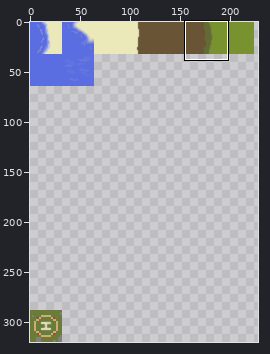
A sprite sheet gets an edit: Map/Map.png. The first picture is a wide view before the edit; the outline marks the close-up.
Close-up. Before:
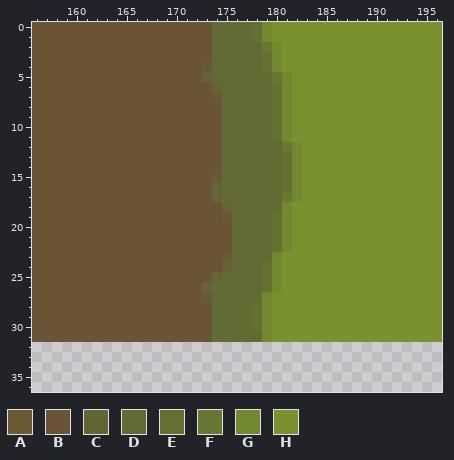
The file is 320x320 pixels. Colours within 5 levels of each other are drawn and written as one. Shown: x 156..196, y 0..36. The wide view leaves out empty margins. The commit also changed other parts of the picture, which this record leaves out.
Palette (. is transparent): A #675a35  B #695435  C #636534  D #626b34  E #657133  F #687732  G #72892f  H #78922f
Pixels before, first column x 156:
 0 BBBBBBBBBBBBBBBBBBDDDDEGHHHHHHHHHHHHHHHHH
 1 BBBBBBBBBBBBBBBBBBDDDDEGHHHHHHHHHHHHHHHHH
 2 BBBBBBBBBBBBBBBBBBDDDDDFGHHHHHHHHHHHHHHHH
 3 BBBBBBBBBBBBBBBBBBDDDDDEGHHHHHHHHHHHHHHHH
 4 BBBBBBBBBBBBBBBBBADDDDDEGHHHHHHHHHHHHHHHH
 5 BBBBBBBBBBBBBBBBBCDDDDDDFGHHHHHHHHHHHHHHH
 6 BBBBBBBBBBBBBBBBBBCDDDDDEGHHHHHHHHHHHHHHH
 7 BBBBBBBBBBBBBBBBBBADDDDDEGHHHHHHHHHHHHHHH
 8 BBBBBBBBBBBBBBBBBBBDDDDDEGHHHHHHHHHHHHHHH
 9 BBBBBBBBBBBBBBBBBBBDDDDDEGHHHHHHHHHHHHHHH
10 BBBBBBBBBBBBBBBBBBBDDDDDEGHHHHHHHHHHHHHHH
11 BBBBBBBBBBBBBBBBBBBDDDDDEGHHHHHHHHHHHHHHH
12 BBBBBBBBBBBBBBBBBBBDDDDDDFGHHHHHHHHHHHHHH
13 BBBBBBBBBBBBBBBBBBBDDDDDDEGHHHHHHHHHHHHHH
14 BBBBBBBBBBBBBBBBBBBDDDDDDEGHHHHHHHHHHHHHH
15 BBBBBBBBBBBBBBBBBBADDDDDDEGHHHHHHHHHHHHHH
16 BBBBBBBBBBBBBBBBBBCDDDDDDEGHHHHHHHHHHHHHH
17 BBBBBBBBBBBBBBBBBBCDDDDDDFGHHHHHHHHHHHHHH
18 BBBBBBBBBBBBBBBBBBBCDDDDDGHHHHHHHHHHHHHHH
19 BBBBBBBBBBBBBBBBBBBADDDDEGHHHHHHHHHHHHHHH
20 BBBBBBBBBBBBBBBBBBBBDDDDEGHHHHHHHHHHHHHHH
21 BBBBBBBBBBBBBBBBBBBBDDDDEGHHHHHHHHHHHHHHH
22 BBBBBBBBBBBBBBBBBBBBDDDDEGHHHHHHHHHHHHHHH
23 BBBBBBBBBBBBBBBBBBBADDDDGHHHHHHHHHHHHHHHH
24 BBBBBBBBBBBBBBBBBBBCDDDEGHHHHHHHHHHHHHHHH
25 BBBBBBBBBBBBBBBBBBCDDDDEGHHHHHHHHHHHHHHHH
26 BBBBBBBBBBBBBBBBBCDDDDDEGHHHHHHHHHHHHHHHH
27 BBBBBBBBBBBBBBBBBADDDDDGHHHHHHHHHHHHHHHHH
28 BBBBBBBBBBBBBBBBBBDDDDEGHHHHHHHHHHHHHHHHH
29 BBBBBBBBBBBBBBBBBBDDDDEGHHHHHHHHHHHHHHHHH
30 BBBBBBBBBBBBBBBBBBDDDDEGHHHHHHHHHHHHHHHHH
31 BBBBBBBBBBBBBBBBBBDDDDDGHHHHHHHHHHHHHHHHH
Now the later version:
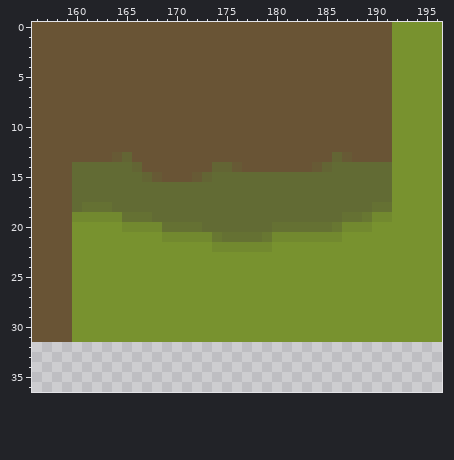
Difference:
Changed rows in their new state; - is an unchanged pixel.
first column x 160:
 0 --------------BBBBBBBBBBBBBBBBBB
 1 --------------BBBBBBBBBBBBBBBBBB
 2 --------------BBBBBBBBBBBBBBBBBB
 3 --------------BBBBBBBBBBBBBBBBBB
 4 -------------BBBBBBBBBBBBBBBBBBB
 5 -------------BBBBBBBBBBBBBBBBBBB
 6 --------------BBBBBBBBBBBBBBBBBB
 7 --------------BBBBBBBBBBBBBBBBBB
 8 ---------------BBBBBBBBBBBBBBBBB
 9 ---------------BBBBBBBBBBBBBBBBB
10 ---------------BBBBBBBBBBBBBBBBB
11 ---------------BBBBBBBBBBBBBBBBB
12 ---------------BBBBBBBBBBBBBBBBB
13 ----AC---------BBBBBBBBBBBCABBBB
14 DDDDDDC-------CCABBBBBBBACDDDDDD
15 DDDDDDDCA---ACD------DDDDDDDDDDD
16 DDDDDDDDDDDDDDD------DDDDDDDDDDD
17 DDDDDDDDDDDDDDD------DDDDDDDDDDD
18 DEEEDDDDDDDDDDDD-----DDDDDDDDDEE
19 GGGGGEEEDDDDDDDD----DDDDDDDEEFGG
20 HHHHHGGGGEEEEDDD-----EEEEEFGGG--
21 HHHHHHHHHGGGGGFEEEEFG-GGGGG-----
22 HHHHHHHHHHHHHHGGGGGGHH----------
23 HHHHHHHHHHHHHHHHHHHHH-----------
24 HHHHHHHHHHHHHHHHHHHHH-----------
25 HHHHHHHHHHHHHHHHHHHHH-----------
26 HHHHHHHHHHHHHHHHHHHHH-----------
27 HHHHHHHHHHHHHHHHHHHH------------
28 HHHHHHHHHHHHHHHHHHHH------------
29 HHHHHHHHHHHHHHHHHHHH------------
30 HHHHHHHHHHHHHHHHHHHH------------
31 HHHHHHHHHHHHHHHHHHHH------------
Changed places in both close-ups, as pixel boxes (x1, y1, x2, y2):
changed: (72, 22, 392, 342)
